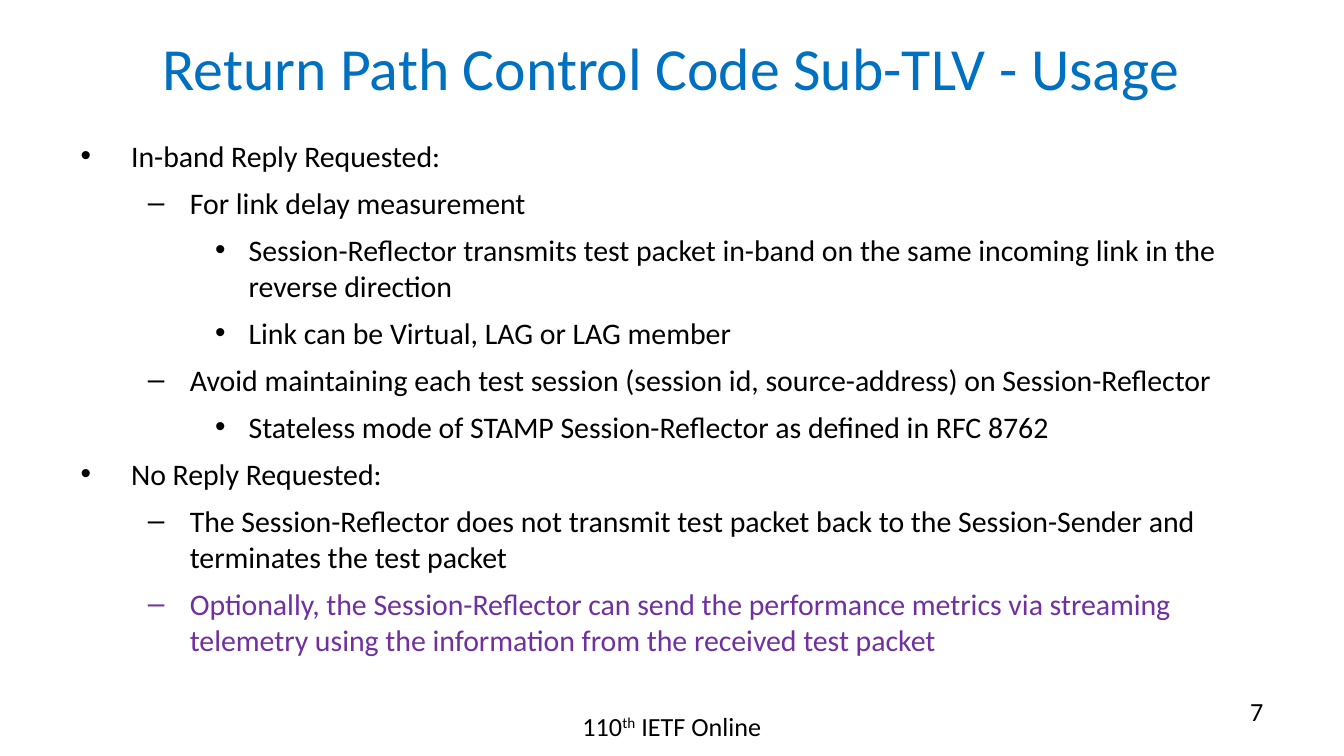
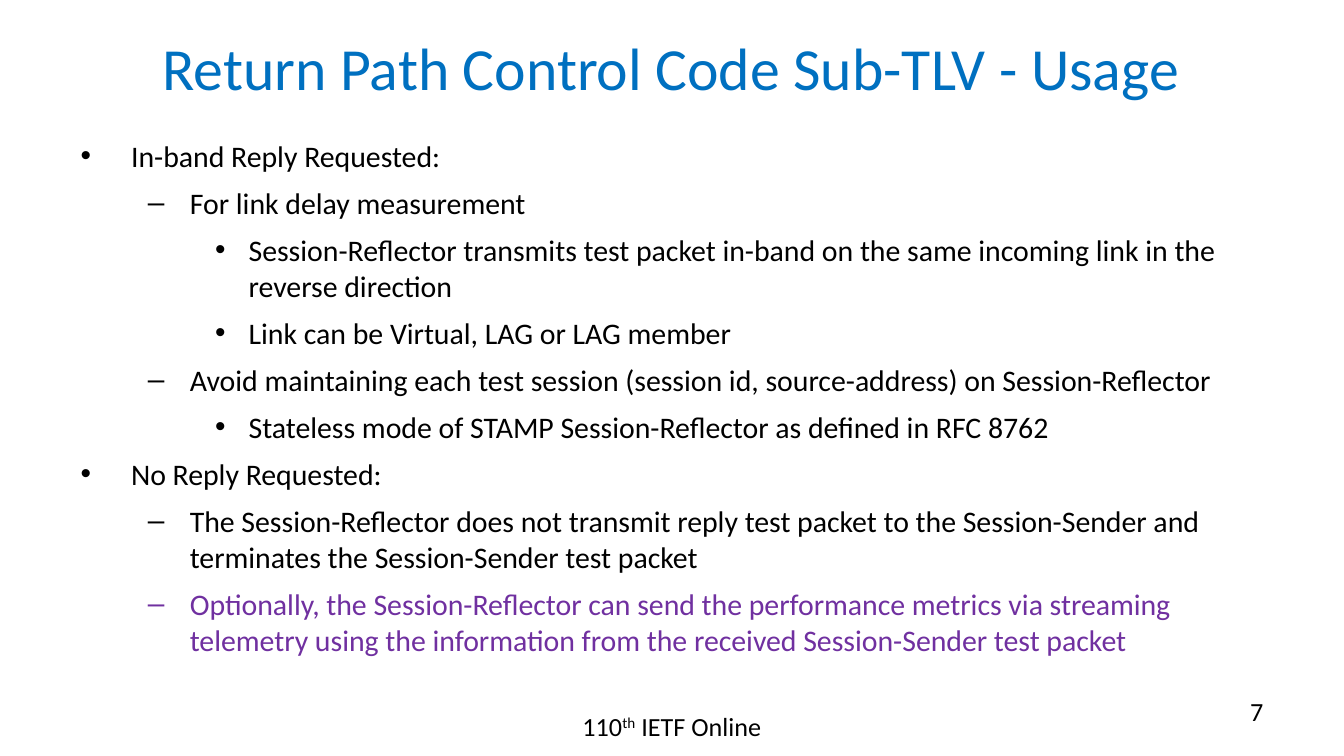
Before and after one commit to rakgandhi/ietf-slides, a slide deck: slide 7 of draft-gandhi-ippm-stamp-srpm-02.pptx. Drawn at 1344x756 pixels with LibreOffice and Linux fonts; fonts in the diff are those of the drawing. Boxes give left, top, right and bottom in pixels: in the first picture for what was removed or moved away, otherwise in the second. Text is boxed around its words. In the diff, an @@ line names an element or a change of style, - is before the commit and + after.

```diff
--- a/draft-gandhi-ippm-stamp-srpm-02.pptx
+++ b/draft-gandhi-ippm-stamp-srpm-02.pptx
@@ text at (190, 511, 1199, 656): text changed @@
-  – The Session-Reflector does not transmit test packet back to the Session-Sender and terminates the test packet
-  – Optionally, the Session-Reflector can send the performance metrics via streaming telemetry using the information from the received test packet
+  – The Session-Reflector does not transmit reply test packet to the Session-Sender and terminates the Session-Sender test packet
+  – Optionally, the Session-Reflector can send the performance metrics via streaming telemetry using the information from the received Session-Sender test packet
```
Also in this commit, not shown: 3 other slides changed, 3 other files.
